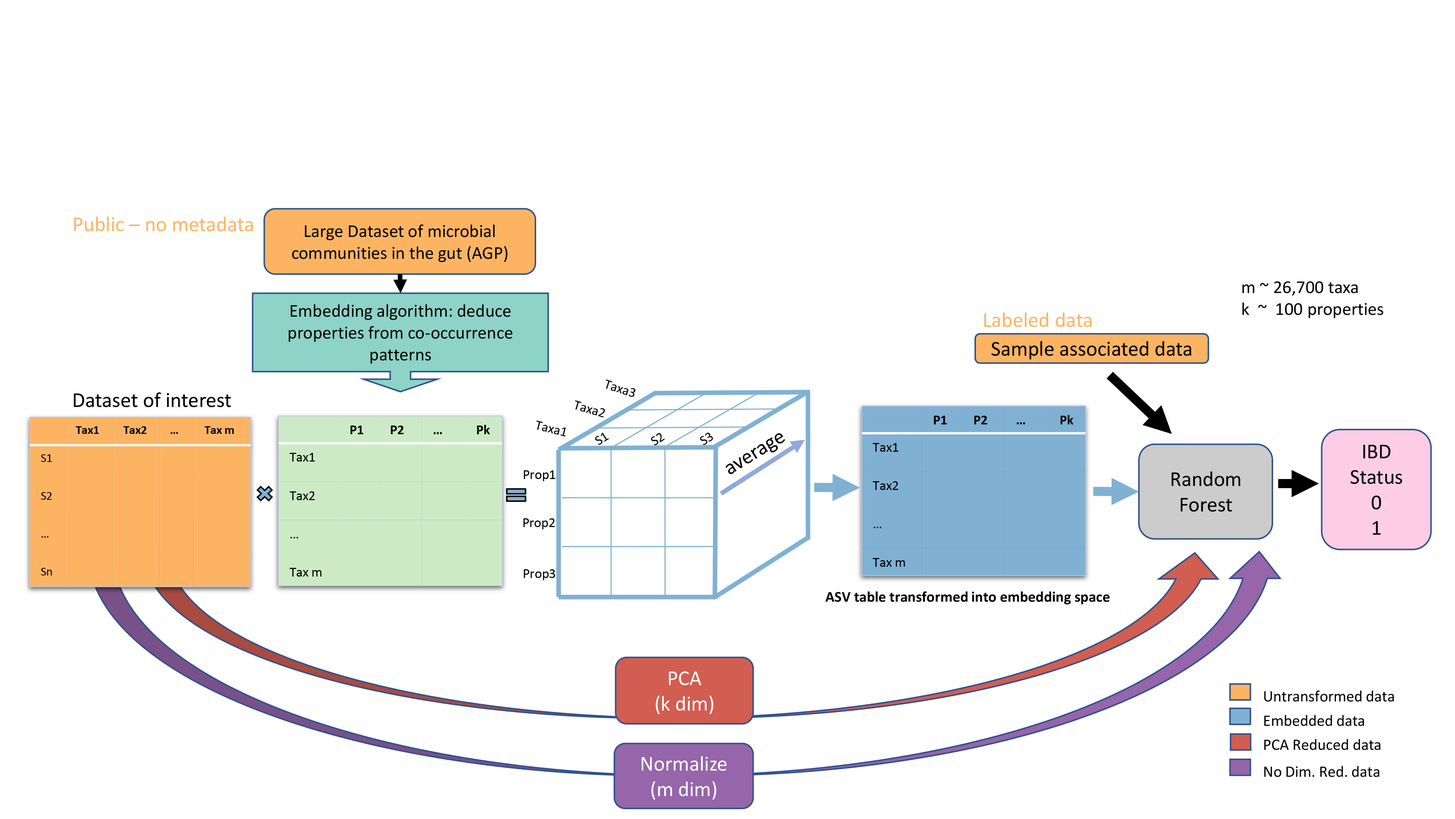
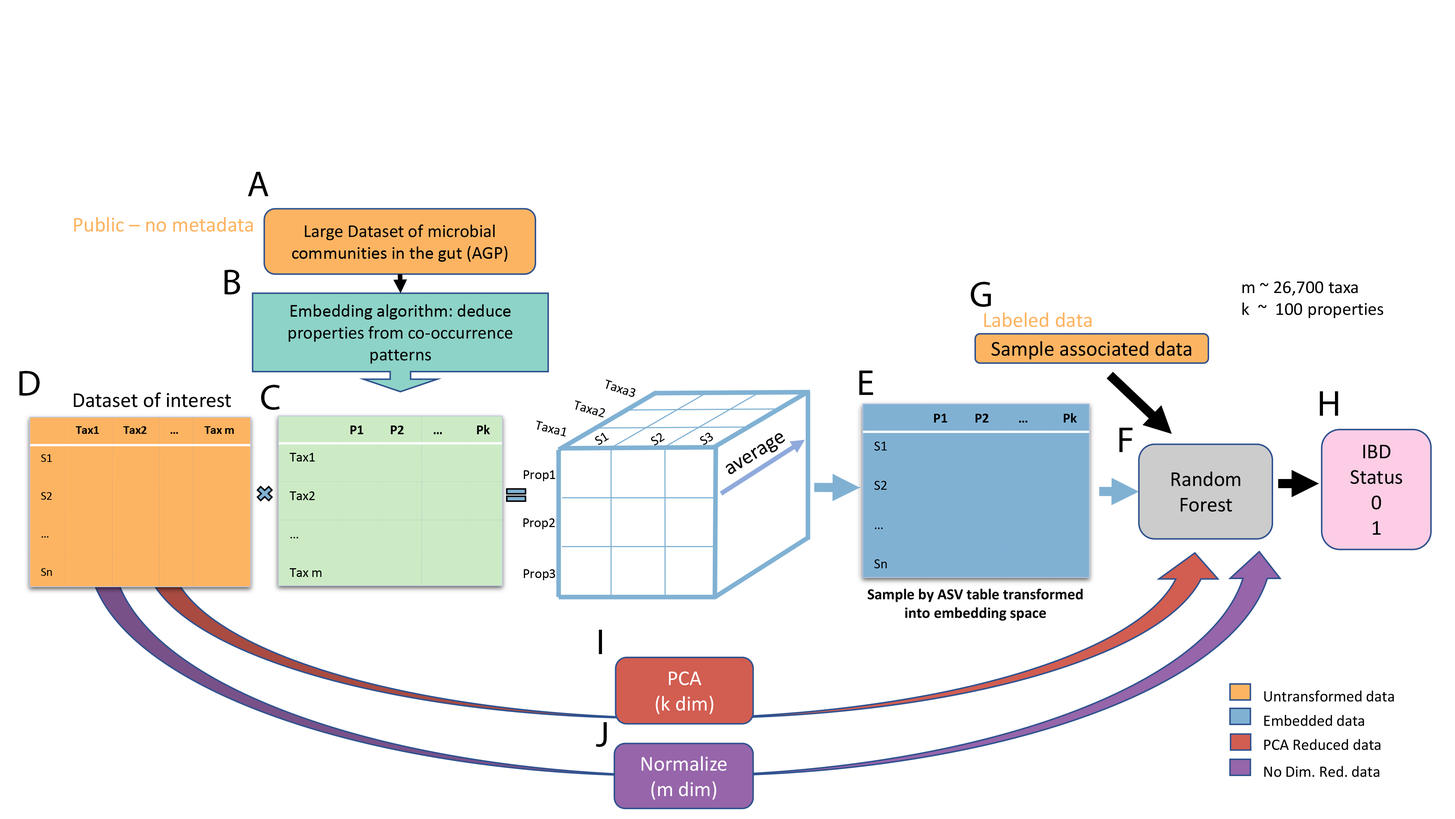
Layered file, before and after one edit (1455px x 819px). Changes by layer:
removed layer "Layer 1" over [left=19, top=171, right=1351, bottom=747]
added layer "G" above "I" over [left=970, top=281, right=992, bottom=307]
added layer "I" above "H" over [left=598, top=629, right=603, bottom=654]
added layer "H" above "F" over [left=1319, top=391, right=1339, bottom=416]
added layer "F" above "E" over [left=1119, top=427, right=1133, bottom=452]
added layer "E" above "D" over [left=859, top=370, right=874, bottom=395]
added layer "D" above "C" over [left=19, top=370, right=40, bottom=396]
added layer "C" above "B" over [left=260, top=384, right=280, bottom=410]
added layer "B" above "A" over [left=224, top=269, right=241, bottom=295]
added layer "A" above "Layer 2" over [left=247, top=171, right=269, bottom=197]
added layer "J" above "Layer 5" over [left=595, top=721, right=607, bottom=747]
added layer "Layer 5" above "Background" over [left=859, top=400, right=1100, bottom=621]
added layer "Background" over [left=19, top=171, right=1351, bottom=747]
